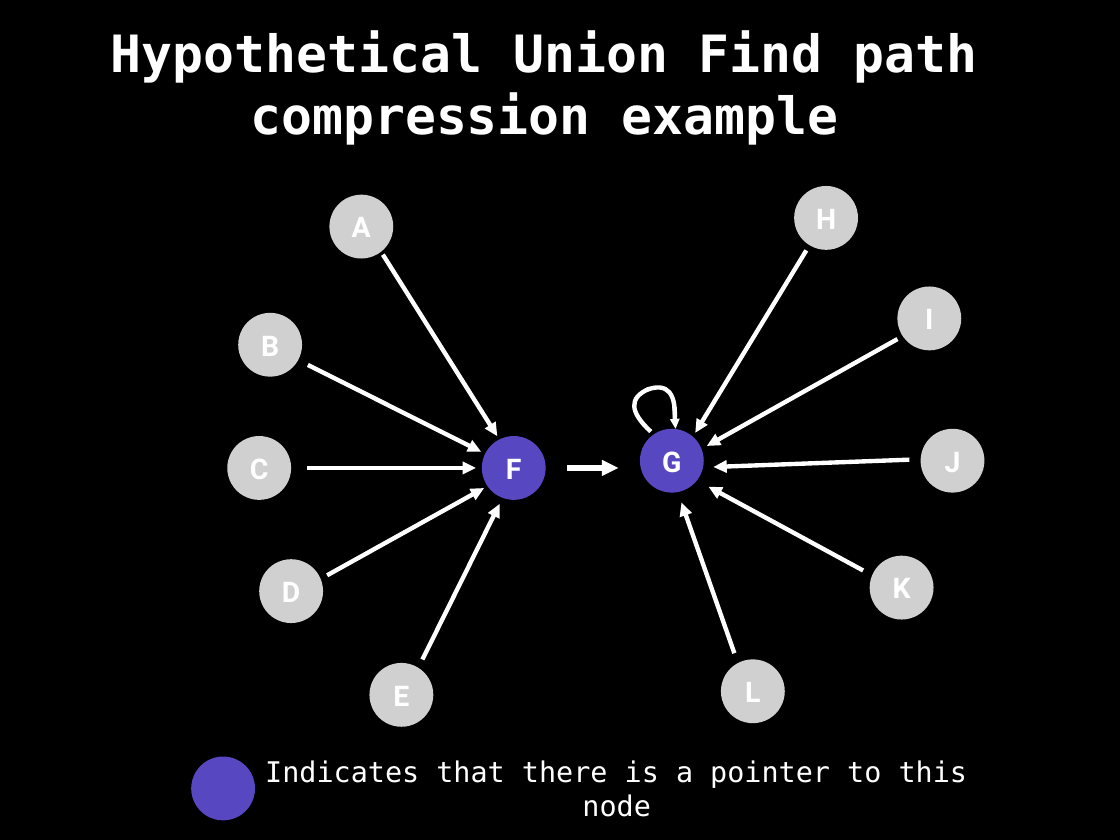
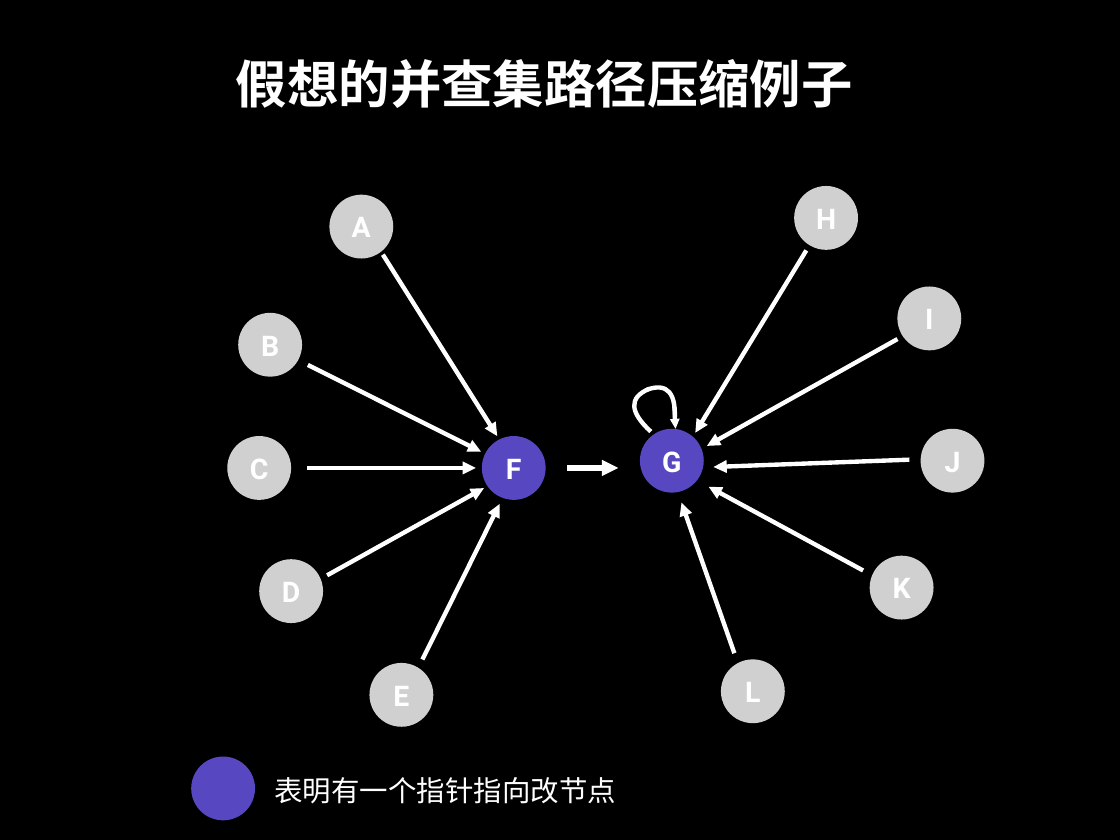
Before and after one commit to spring2go/Algorithms, a slide deck: slide 122 of slides/datastructures/unionfind/UnionFind.pptx. Drawn at 1120x840 pixels with LibreOffice and Linux fonts; fonts in the diff are those of the drawing; grey boxes stand for pictures. Boxes give left, top, right and bottom in pixels: in the first picture for what was removed or moved away, otherwise in the second. Text is boxed around its words. In the diff, an @@ line names an element or a change of style, - is before the commit and + after.

```diff
--- a/slides/datastructures/unionfind/UnionFind.pptx
+++ b/slides/datastructures/unionfind/UnionFind.pptx
@@ text at bbox=[236, 59, 853, 108]: text changed @@
-Hypothetical Union Find path compression example
+假想的并查集路径压缩例子
@@ text removed at bbox=[265, 760, 967, 817] @@
-Indicates that there is a pointer to this node
@@ text added at bbox=[275, 777, 616, 804], 26 pt, text #FFFFFF @@
+表明有一个指针指向改节点
```
Also in this commit, not shown: 49 other slides changed, 1 slide added, 1 slide removed.
